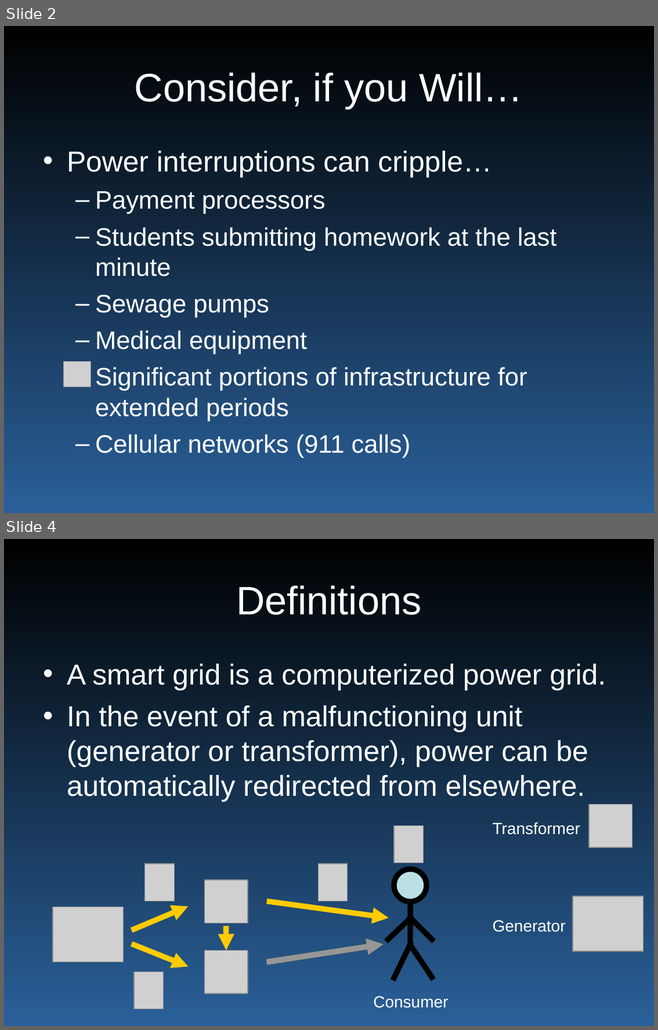
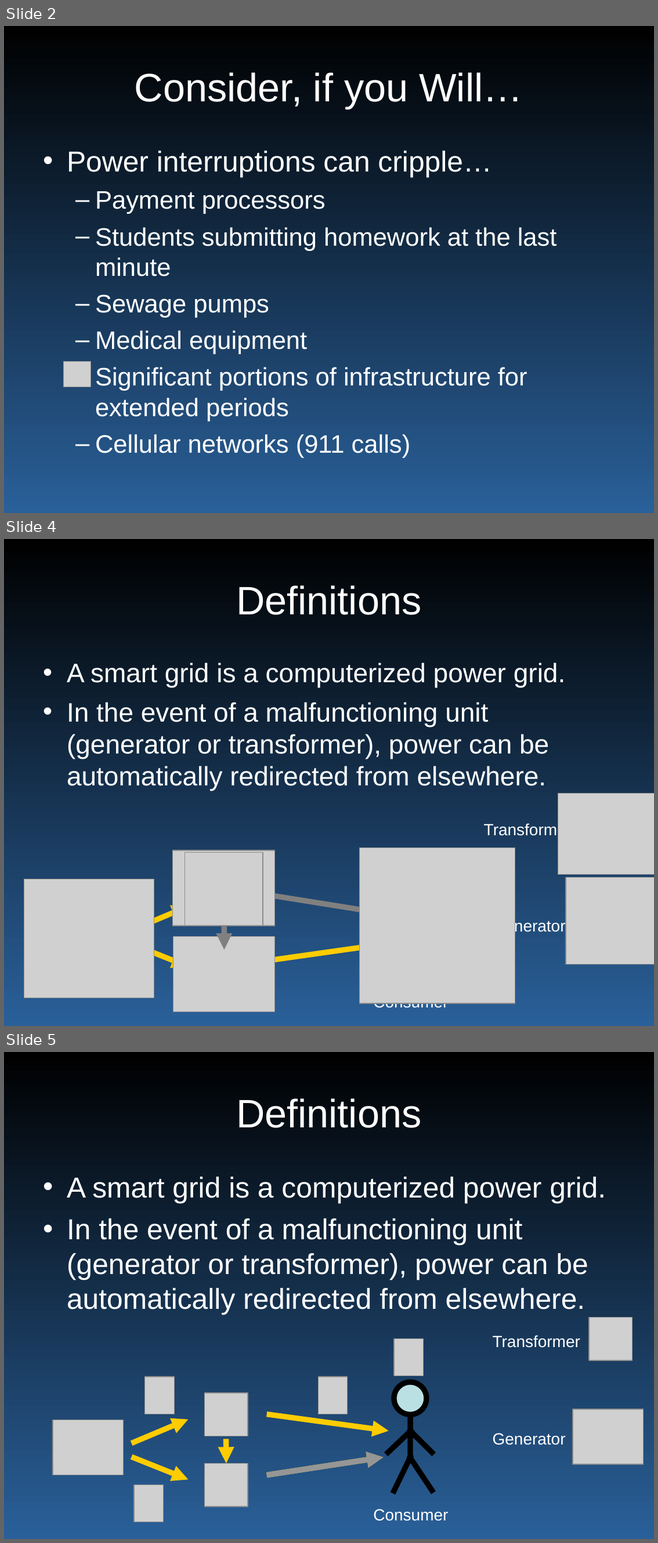
Before and after one commit to wyatt8740/CS460_Capstone, a slide deck: smartgrid_465.ppt. Shown one above the other, each under a label of ours: slides 2 and 4 before the commit, slides 2, 4 and 5 after it; the slides between them are not shown. The pictures are 658x1030 and 658x1543 pixels, drawn with LibreOffice and Linux fonts; fonts in the diff are those of the drawing; grey boxes stand for pictures; background and template pictures are left out. Boxes give left, top, right and bottom in pixels: in the first picture for what was removed or moved away, otherwise in the second. Text is boxed around its words. In the diff, an @@ line names an element or a change of style, - is before the commit and + after.

```diff
--- a/smartgrid_465.ppt
+++ b/smartgrid_465.ppt
@@ slide 4 added at box(4, 539, 654, 1026), background gradient #000000 to #2A6099 @@
@@ title added at box(236, 585, 421, 615), 44 pt, text #FFFFFF @@
+Definitions
@@ text added at box(67, 663, 565, 791), 29.6 pt, text #FFFFFF @@
+• A smart grid is a computerized power grid.
+• In the event of a malfunctioning unit (generator or transformer), power can be automatically redirected from elsewhere.
@@ picture added at box(557, 793, 654, 874) @@
@@ text added at box(484, 823, 571, 838), 18 pt, text #FFFFFF @@
+Transformer
@@ picture added at box(173, 851, 275, 926) @@
@@ picture added at box(360, 848, 515, 1004) @@
@@ picture added at box(184, 853, 263, 925) @@
@@ picture added at box(24, 879, 155, 998) @@
@@ picture added at box(565, 878, 654, 964) @@
@@ arrow added from (253, 892) to (378, 913), #808080 6.01 pt @@
@@ arrow added from (134, 929) to (188, 907), #FFCC00 6.01 pt @@
@@ text added at box(492, 919, 565, 935), 18 pt, text #FFFFFF @@
+Generator
@@ picture added at box(173, 936, 275, 1012) @@
@@ arrow added from (224, 922) to (224, 950), #808080 6.01 pt @@
@@ arrow added from (134, 945) to (188, 966), #FFCC00 6.01 pt @@
@@ arrow added from (242, 965) to (383, 944), #FFCC00 6.01 pt @@
@@ text added at box(373, 1003, 448, 1011), 18 pt, text #FFFFFF @@
+Consumer
@@ what was slide 4 is now slide 5 @@
```
Also in this commit, not shown: 1 slide changed, 1 other file.
